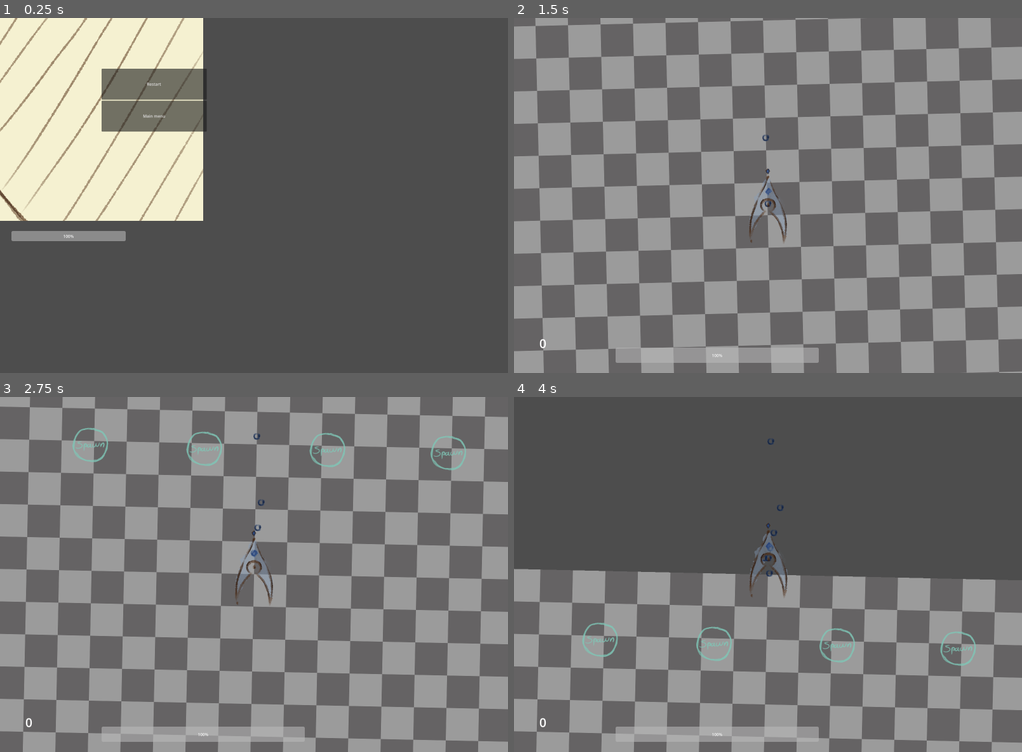
Above: before the commit, frames 1-4 (two rows, left to right).
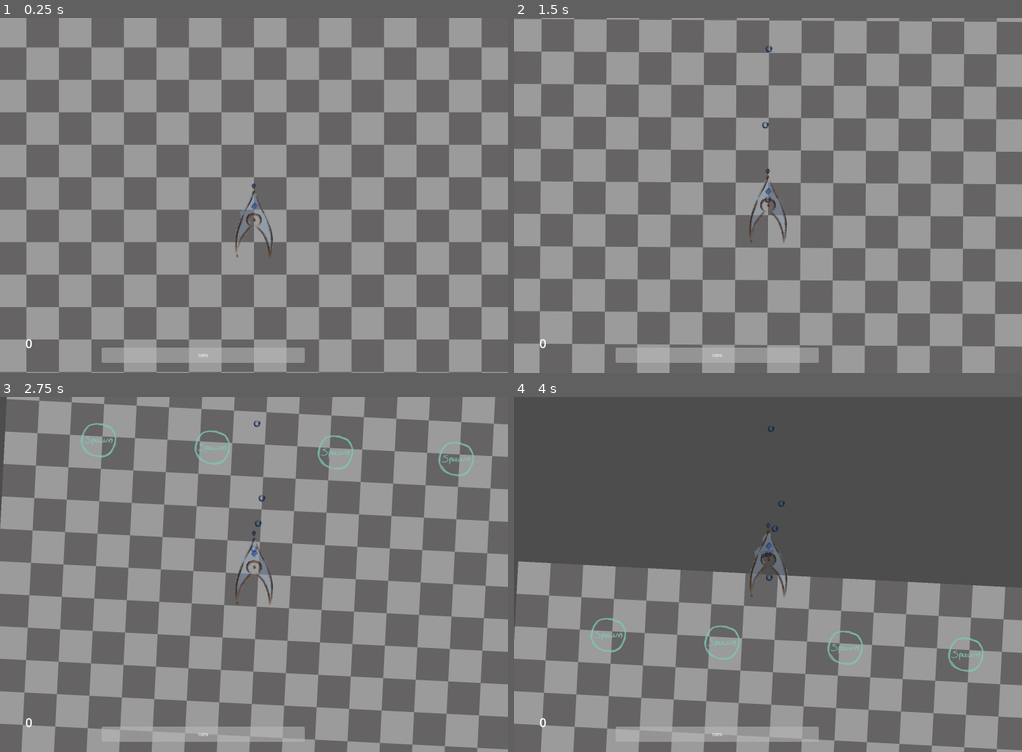
Above: after the commit, the same moments.

Repository: AustereTriceratops/BulletHellEngine
Game: Godot game, scene res://levels/test_levels/devLevel.tscn
The game is run twice, just before and just after one commit, with the same random seed, the same clock (stepped at 60 frames per second) and the same inputs. Before the commit the project starts from res://levels/level.tscn.
Inputs (mouse positions are in pixels of both pictures, inside the frame that each line leads up to):
- Up to frame 1 (0.25 s): no input
- Up to frame 2 (1.5 s): click (666, 85) at 0.5 s, where only the run before the commit has a clickable "Restart"; tap Enter at 1.25 s; move the mouse to (793, 195) at 1.27 s; hold W (player_up) from 1.28 s (still down); hold Q (look_left) from 1.28 s (still down)
- Up to frame 3 (2.75 s): keep holding W (player_up); move the mouse to (228, 574) at 2.02 s; release Q (look_left) at 2.03 s; tap E (look_right) at 2.1 s
- Up to frame 4 (4 s): keep holding W (player_up); move the mouse to (778, 567) at 2.77 s; hold Shift (shift) 2.78-3.53 s; move the mouse to (762, 581) at 3.52 s; tap Q (look_left) at 3.6 s

The runs differ from the first frame. In frame 1, 62% of the frame differs, in the area x 0-100%, y 0-100%; in frame 2, 18%; in frame 3, 23%; in frame 4, 15%.
Error before the commit: Invalid access to property or key 'resume' on a base object of type 'Control (PauseMenu.gd)'. (res://levels/level.gd:37)

Commit message:
further level script generalization + code reorganization

Diff:
--- a/Pickups/pickups.gd
+++ b/Pickups/pickups.gd
@@ -1,6 +1,6 @@
 extends Node
 
-@export var healthPickupScene: PackedScene
+@export var healthPickupScene: PackedScene = preload("res://pickups/HealthPickup.tscn")
 
 var rng = RandomNumberGenerator.new()
 
--- a/levels/BulletHeavenTest.tscn
+++ /dev/null
@@ -1,28 +0,0 @@
-[gd_scene load_steps=4 format=3 uid="uid://d0q0vs6hdhjjt"]
-
-[ext_resource type="Script" path="res://levels/bullet_heaven_test.gd" id="1_uc84g"]
-[ext_resource type="Texture2D" uid="uid://cpxnp3sv1la1h" path="res://assets/testGrid.png" id="2_2clp6"]
-[ext_resource type="PackedScene" uid="uid://dejnxrwfn1a8a" path="res://enemies/SpawnerClaustida.tscn" id="6_borkr"]
-
-[node name="Level" type="Node2D"]
-script = ExtResource("1_uc84g")
-
-[node name="Background" type="Sprite2D" parent="."]
-z_index = -1
-texture = ExtResource("2_2clp6")
-
-[node name="Spawners" type="Node" parent="."]
-
-[node name="SpawnerCI1" parent="Spawners" instance=ExtResource("6_borkr")]
-position = Vector2(-655, -751)
-
-[node name="SpawnerCI2" parent="Spawners" instance=ExtResource("6_borkr")]
-position = Vector2(-206, -745)
-
-[node name="SpawnerCI3" parent="Spawners" instance=ExtResource("6_borkr")]
-position = Vector2(279, -750)
-
-[node name="SpawnerCI4" parent="Spawners" instance=ExtResource("6_borkr")]
-position = Vector2(755, -748)
-
-[node name="Towers" type="Node" parent="."]
--- a/levels/bullet_heaven_test.gd
+++ /dev/null
@@ -1,93 +0,0 @@
-extends Node2D
-
-var HUDScene = preload("res://ui/HUD.tscn")
-var playerScene = preload("res://player/Player.tscn")
-var inputManager = preload("res://utils/InputManager.gd")
-var pickupManager = preload("res://pickups/pickups.gd")
-
-var paused = false
-var t = 0
-var rng = RandomNumberGenerator.new()
-var spawn_interval = 4
-var xp = 0
-
-# ========================
-# ==== CUSTOM METHODS ====
-# ========================
-
-func setup():
-	var particlesNode = Node2D.new()
-	particlesNode.set_name('Particles')
-	add_child(particlesNode)
-
-	var playerBulletsNode = Node2D.new()
-	playerBulletsNode.set_name('PlayerBullets')
-	add_child(playerBulletsNode)
-
-	var enemiesNode = Node2D.new()
-	enemiesNode.set_name('Enemies')
-	add_child(enemiesNode)
-
-	var enemyBulletsNode = Node2D.new()
-	enemyBulletsNode.set_name('EnemyBullets')
-	enemiesNode.add_child(enemyBulletsNode)
-
-	var pickupsNode = Node2D.new()
-	pickupsNode.set_name('Pickups')
-	pickupsNode.set_script(pickupManager)
-	add_child(pickupsNode)
-
-	var inputManagerNode = Node2D.new()
-	inputManagerNode.set_name('InputManager')
-	inputManagerNode.set_script(inputManager)
-	add_child(inputManagerNode)
-
-
-func pause():
-	paused = true
-	Engine.time_scale = 0
-	$HUD/UIManager/PauseMenu.show()
-
-func resume():
-	paused = false
-	Engine.time_scale = 1
-	$HUD/UIManager/PauseMenu.hide()
-
-func options():
-	pass
-
-func quit():
-	get_tree().change_scene_to_file('res://ui/StartMenu.tscn')
-
-
-func player_died():
-	get_tree().call_deferred('change_scene_to_file', 'res://ui/GameOverMenu.tscn')
-
-func enemy_died(enemyNode):
-	var particles = enemyNode.particles.instantiate();
-	particles.initialize(enemyNode.position)
-	$Particles.add_child(particles)
-	particles.emitting=true
-
-	xp += enemyNode.pointValue
-	$HUD/UIManager/XpLabel.text = str(xp)
-
-	$Pickups.spawn_pickup(enemyNode.position)
-
-# ========================
-# ===== NODE METHODS =====
-# ========================
-
-func _ready():
-	setup()
-
-	# instantiate player and enemies
-	var player = playerScene.instantiate()
-	add_child(player)
-	player.initialize(Vector2(0, 300))
-
-	var HUDNode = HUDScene.instantiate()
-	add_child(HUDNode)
-	$HUD/UIManager.initialize(player)
-
-	resume()
--- a/levels/level.gd
+++ b/levels/level.gd
@@ -1,48 +1,94 @@
 extends Node2D
 
-@onready var pauseMenu = $UI.get_node('UIManager').get_node('PauseMenu')
-@export var enemyScene: PackedScene = preload("res://enemies/enemy.tscn")
-@export var playerScene: PackedScene = preload("res://player/Player.tscn")
-@export var playerCameraScene: PackedScene = preload("res://player/PlayerCamera.tscn")
+var HUDScene = preload("res://ui/HUD.tscn")
+var playerScene = preload("res://player/Player.tscn")
 
-@onready var UIManager = $UI/UIManager
+var pickupManagerScript = load("res://pickups/pickups.gd")
+var inputManagerScript = load("res://utils/input_manager.gd")
 
 var paused = false
+var t = 0
+var rng = RandomNumberGenerator.new()
+var spawn_interval = 4
+var xp = 0
 
 # ========================
 # ==== CUSTOM METHODS ====
 # ========================
 
+func setup():
+	var particlesNode = Node2D.new()
+	particlesNode.set_name('Particles')
+	add_child(particlesNode)
+
+	var playerBulletsNode = Node2D.new()
+	playerBulletsNode.set_name('PlayerBullets')
+	add_child(playerBulletsNode)
+
+	var enemiesNode = Node2D.new()
+	enemiesNode.set_name('Enemies')
+	add_child(enemiesNode)
+
+	var enemyBulletsNode = Node2D.new()
+	enemyBulletsNode.set_name('EnemyBullets')
+	enemiesNode.add_child(enemyBulletsNode)
+
+	var pickupsNode = Node2D.new()
+	pickupsNode.set_name('Pickups')
+	pickupsNode.set_script(pickupManagerScript)
+	add_child(pickupsNode)
+
+	var inputManagerNode = Node2D.new()
+	inputManagerNode.set_name('InputManager')
+	inputManagerNode.set_script(inputManagerScript)
+	add_child(inputManagerNode)
+
+
 func pause():
 	paused = true
 	Engine.time_scale = 0
-	pauseMenu.show()
-
+	$HUD/UIManager/PauseMenu.show()
 
 func resume():
 	paused = false
 	Engine.time_scale = 1
-	pauseMenu.hide()
+	$HUD/UIManager/PauseMenu.hide()
+
+func options():
+	pass
 
 func quit():
 	get_tree().change_scene_to_file('res://ui/StartMenu.tscn')
+
+
+func player_died():
+	get_tree().call_deferred('change_scene_to_file', 'res://ui/GameOverMenu.tscn')
+
+func enemy_died(enemyNode):
+	var particles = enemyNode.particles.instantiate();
+	particles.initialize(enemyNode.position)
+	$Particles.add_child(particles)
+	particles.emitting=true
+
+	xp += enemyNode.pointValue
+	$HUD/UIManager/XpLabel.text = str(xp)
+
+	$Pickups.spawn_pickup(enemyNode.position)
 
 # ========================
 # ===== NODE METHODS =====
 # ========================
 
 func _ready():
-	resume()
+	setup()
 
-	pauseMenu.resume.connect(resume)
-	pauseMenu.quit.connect(quit)
-
+	# instantiate player and enemies
 	var player = playerScene.instantiate()
 	add_child(player)
-	player.initialize(Vector2(-300, 700))
+	player.initialize(Vector2(0, 300))
 
-	var enemy = enemyScene.instantiate()
-	$Enemies.add_child(enemy)
-	enemy.initialize(Vector2(0, -420))
+	var HUDNode = HUDScene.instantiate()
+	add_child(HUDNode)
+	$HUD/UIManager.initialize(player)
 
-	UIManager.initialize(player)
+	resume()
--- a/levels/level.tscn
+++ /dev/null
@@ -1,66 +0,0 @@
-[gd_scene load_steps=7 format=3 uid="uid://cwy74via8ycqp"]
-
-[ext_resource type="Script" path="res://levels/level.gd" id="1_2twt2"]
-[ext_resource type="Texture2D" uid="uid://blaiprnovlxkc" path="res://assets/test_level_2.png" id="2_1egk0"]
-[ext_resource type="PackedScene" uid="uid://cwe3tvk0wchsj" path="res://ui/GameOverMenu.tscn" id="4_gqxrn"]
-[ext_resource type="Script" path="res://ui/uiManager.gd" id="4_pwtq4"]
-[ext_resource type="Script" path="res://utils/InputManager.gd" id="5_7xnl0"]
-[ext_resource type="PackedScene" uid="uid://dwjq7xbomxtuy" path="res://ui/PauseMenu.tscn" id="5_neoxo"]
-
-[node name="Level" type="Node2D"]
-script = ExtResource("1_2twt2")
-
-[node name="Particles" type="Node" parent="."]
-
-[node name="Enemies" type="Node" parent="."]
-
-[node name="EnemyBullets" type="Node" parent="Enemies"]
-
-[node name="UI" type="CanvasLayer" parent="."]
-
-[node name="UIManager" type="Control" parent="UI"]
-layout_mode = 3
-anchors_preset = 0
-offset_right = 1200.0
-offset_bottom = 900.0
-script = ExtResource("4_pwtq4")
-pauseMenu = ExtResource("5_neoxo")
-
-[node name="Healthbar" type="ProgressBar" parent="UI/UIManager"]
-layout_mode = 0
-offset_left = 45.0
-offset_top = 840.0
-offset_right = 495.0
-offset_bottom = 880.0
-step = 10.0
-value = 100.0
-
-[node name="PauseMenu" parent="UI/UIManager" instance=ExtResource("5_neoxo")]
-visible = false
-layout_mode = 1
-
-[node name="GameOverMenu" parent="UI/UIManager" instance=ExtResource("4_gqxrn")]
-layout_mode = 1
-
-[node name="InputManager" type="Node" parent="."]
-script = ExtResource("5_7xnl0")
-
-[node name="PlayerBullets" type="Node" parent="."]
-
-[node name="Node" type="Node" parent="."]
-
-[node name="Marker2D" type="Marker2D" parent="Node"]
-position = Vector2(-301, 694)
-
-[node name="Background" type="Sprite2D" parent="."]
-z_index = -1
-texture = ExtResource("2_1egk0")
-
-[node name="Coliders" type="StaticBody2D" parent="Background"]
-collision_layer = 16
-
-[node name="CollisionPolygon2D" type="CollisionPolygon2D" parent="Background/Coliders"]
-polygon = PackedVector2Array(-770, 826, -457, 495, -458, -344, -621, -344, -621, -633, -177, -660, -174, -360, 411, -361, 430, -841, -866, -830, -851, 816)
-
-[node name="CollisionPolygon2D2" type="CollisionPolygon2D" parent="Background/Coliders"]
-polygon = PackedVector2Array(-181, 480, 129, 833, 855, 831, 825, -856, 687, -854, 690, -87, -200, -85)
--- /dev/null
+++ b/levels/test_levels/devLevel.tscn
@@ -0,0 +1,28 @@
+[gd_scene load_steps=4 format=3 uid="uid://d0q0vs6hdhjjt"]
+
+[ext_resource type="Script" path="res://levels/level.gd" id="1_u75ia"]
+[ext_resource type="Texture2D" uid="uid://cpxnp3sv1la1h" path="res://assets/testGrid.png" id="2_k7bpj"]
+[ext_resource type="PackedScene" uid="uid://dejnxrwfn1a8a" path="res://enemies/SpawnerClaustida.tscn" id="3_ighqe"]
+
+[node name="Level" type="Node2D"]
+script = ExtResource("1_u75ia")
+
+[node name="Background" type="Sprite2D" parent="."]
+z_index = -1
+texture = ExtResource("2_k7bpj")
+
+[node name="Spawners" type="Node" parent="."]
+
+[node name="SpawnerCI1" parent="Spawners" instance=ExtResource("3_ighqe")]
+position = Vector2(-655, -751)
+
+[node name="SpawnerCI2" parent="Spawners" instance=ExtResource("3_ighqe")]
+position = Vector2(-206, -745)
+
+[node name="SpawnerCI3" parent="Spawners" instance=ExtResource("3_ighqe")]
+position = Vector2(279, -750)
+
+[node name="SpawnerCI4" parent="Spawners" instance=ExtResource("3_ighqe")]
+position = Vector2(755, -748)
+
+[node name="Towers" type="Node" parent="."]
--- a/project.godot
+++ b/project.godot
@@ -11,7 +11,7 @@
 [application]
 
 config/name="BulletHell"
-run/main_scene="res://levels/level.tscn"
+run/main_scene="res://levels/test_levels/devLevel.tscn"
 config/features=PackedStringArray("4.3", "GL Compatibility")
 config/icon="res://icon.svg"
 
Renamed: utils/InputManager.gd -> utils/input_manager.gd
